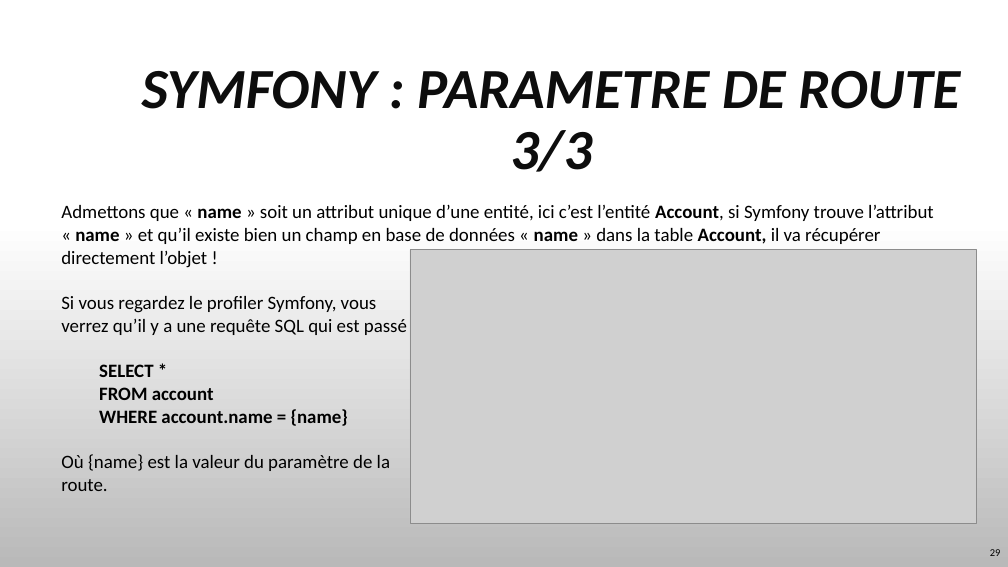
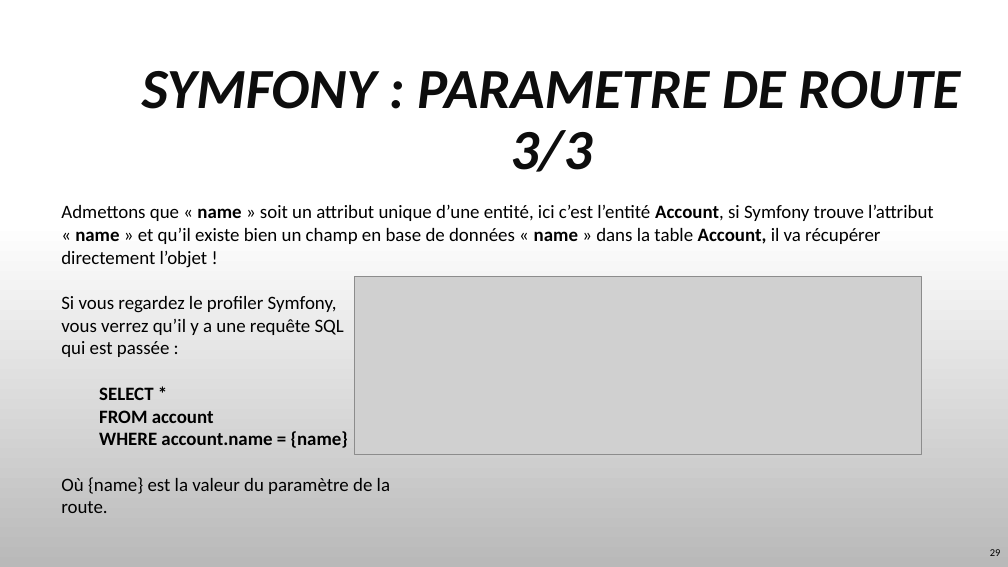
Before and after one commit to TyTy-cf/cours, a slide deck: slide 29 of Symfony/Symfony-Bases.pptx. Drawn at 1008x567 pixels with LibreOffice and Linux fonts; fonts in the diff are those of the drawing; grey boxes stand for pictures; background and template pictures are left out. Boxes give left, top, right and bottom in pixels: in the first picture for what was removed or moved away, otherwise in the second. Text is boxed around its words. In the diff, an @@ line names an element or a change of style, - is before the commit and + after.

```diff
--- a/Symfony/Symfony-Bases.pptx
+++ b/Symfony/Symfony-Bases.pptx
@@ text at (61, 205, 934, 423): text changed @@
-Admettons que « name » soit un attribut unique d’une entité, ici c’est l’entité Account, si Symfony trouve l’attribut « name » et qu’il existe bien un champ en base de données « name » dans la table Account, il va récupérer directement l’objet !
-Si vous regardez le profiler Symfony, vous
-verrez qu’il y a une requête SQL qui est passé
-SELECT *
-FROM account
+Admettons que « name » soit un attribut unique d’une entité, ici c’est l’entité Account, si Symfony trouve l’attribut « name » et qu’il existe bien un champ en base de données « name » dans la table Account, il va récupérer directement l’objet !
+Si vous regardez le profiler Symfony,
+vous verrez qu’il y a une requête SQL
+qui est passée :
+SELECT *
+FROM account
@@ picture: place and size @@
-picture at (410, 250, 976, 523)
+picture at (355, 277, 922, 454)
```
Also in this commit, not shown: 13 other slides changed, 10 slides added, 2 other files.
